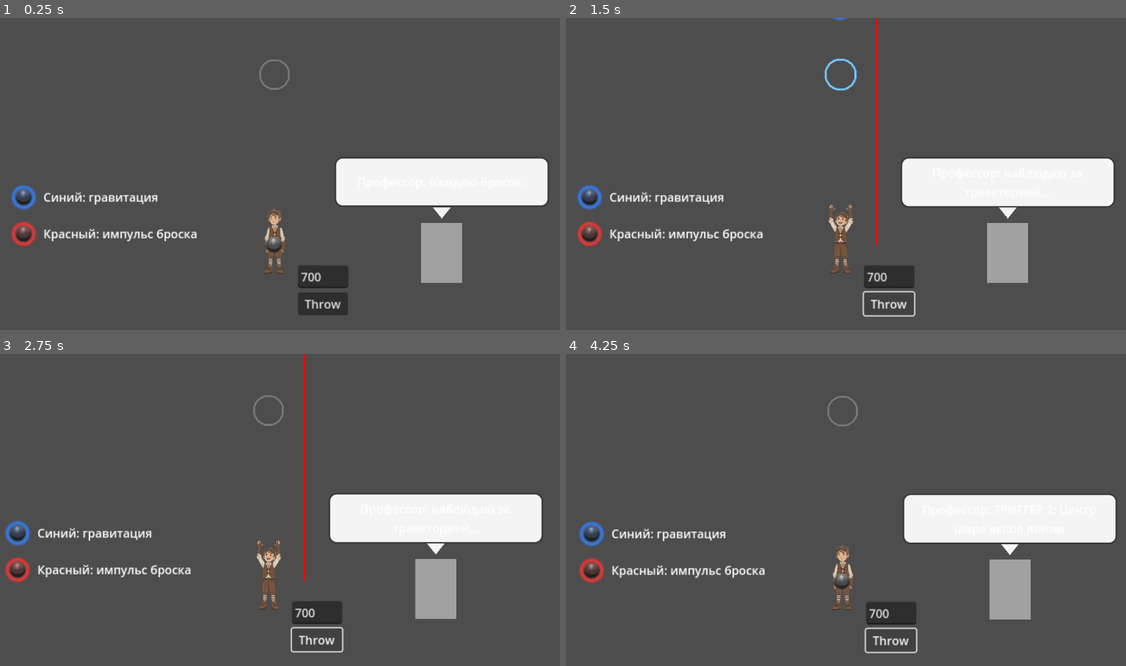
Above: before the commit, frames 1-4 (two rows, left to right).
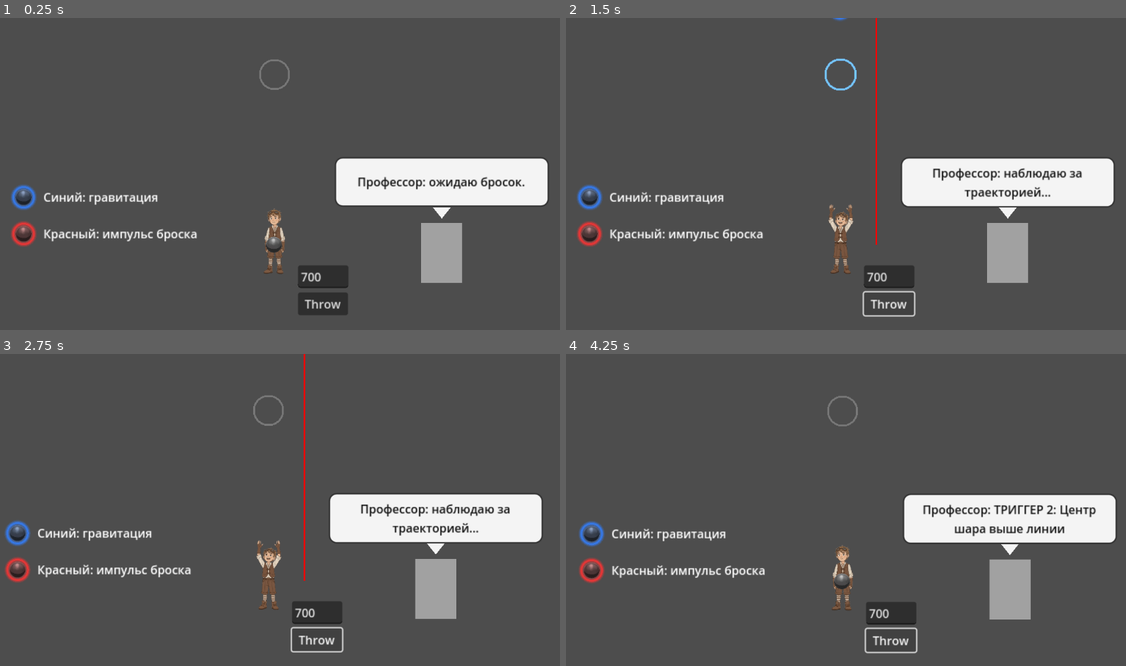
Above: after the commit, the same moments.

Repository: vasyukovin/physics
Game: Godot game, scene res://playground.tscn
Two runs of this game, one before a commit and one after it. Both use one fixed random seed, a clock stepped at 60 frames per second and the inputs below.
Inputs:
- Up to frame 1 (0.25 s): no input
- Up to frame 2 (1.5 s): click "Throw" at 0.5 s; click "Throw" at 1.25 s
- Up to frame 3 (2.75 s): click "Throw" at 2 s
- Up to frame 4 (4.25 s): no input

The runs differ from the first frame. In frame 1, 0.5% of the frame differs, in the area x 63-94%, y 50-56%; in frame 2, 0.7%; in frame 3, 0.7%; in frame 4, 0.9%, in the area x 63-95%, y 48-59%.

Commit message:
Add font color customization for SpeechText in playground.tscn to improve UI aesthetics

Diff:
--- a/playground.tscn
+++ b/playground.tscn
@@ -54,6 +54,7 @@
 [node name="SpeechText" type="Label" parent="Professor/SpeechBubble/Margin"]
 layout_mode = 2
 size_flags_horizontal = 3
+theme_override_colors/font_color = Color(0.08, 0.08, 0.08, 1)
 text = "Профессор: ожидаю бросок."
 horizontal_alignment = 1
 autowrap_mode = 2
